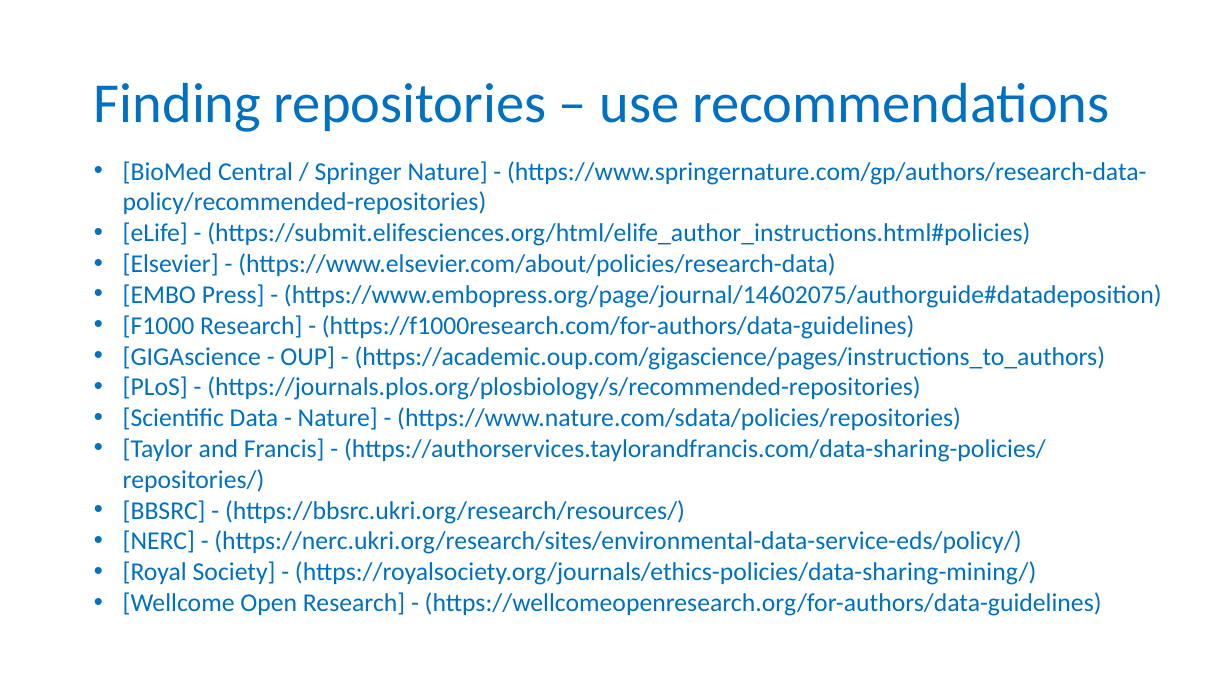
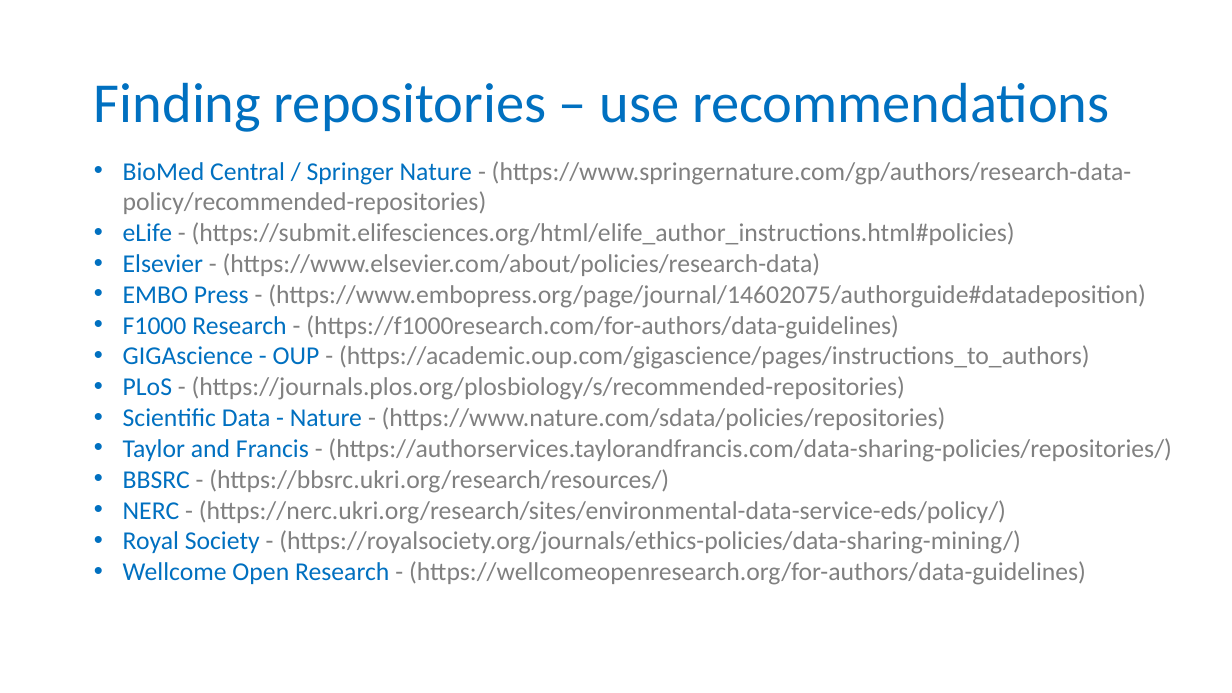
Before and after one commit to tobyhodges/probable-enigma, a slide deck: slide 17 of instructors/04-Public_repositories.pptx. Drawn at 1232x693 pixels with LibreOffice and Linux fonts; fonts in the diff are those of the drawing; background and template pictures are left out. Boxes give left, top, right and bottom in pixels: in the first picture for what was removed or moved away, otherwise in the second. Text is boxed around its words. In the diff, an @@ line names an element or a change of style, - is before the commit and + after.

```diff
--- a/instructors/04-Public_repositories.pptx
+++ b/instructors/04-Public_repositories.pptx
@@ text at [123, 161, 1172, 585]: text changed; text colour #0070C0 to #808080 @@
-• [BioMed Central / Springer Nature] - (https://www.springernature.com/gp/authors/research-data-policy/recommended-repositories)
-• [eLife] - (https://submit.elifesciences.org/html/elife_author_instructions.html#policies)
-• [Elsevier] - (https://www.elsevier.com/about/policies/research-data)
-• [EMBO Press] - (https://www.embopress.org/page/journal/14602075/authorguide#datadeposition)
-• [F1000 Research] - (https://f1000research.com/for-authors/data-guidelines)
-• [GIGAscience - OUP] - (https://academic.oup.com/gigascience/pages/instructions_to_authors)
-• [PLoS] - (https://journals.plos.org/plosbiology/s/recommended-repositories)
-• [Scientific Data - Nature] - (https://www.nature.com/sdata/policies/repositories)
-• [Taylor and Francis] - (https://authorservices.taylorandfrancis.com/data-sharing-policies/repositories/)
-• [BBSRC] - (https://bbsrc.ukri.org/research/resources/)
-• [NERC] - (https://nerc.ukri.org/research/sites/environmental-data-service-eds/policy/)
-• [Royal Society] - (https://royalsociety.org/journals/ethics-policies/data-sharing-mining/)
-• [Wellcome Open Research] - (https://wellcomeopenresearch.org/for-authors/data-guidelines)
+• BioMed Central / Springer Nature - (https://www.springernature.com/gp/authors/research-data-policy/recommended-repositories)
+• eLife - (https://submit.elifesciences.org/html/elife_author_instructions.html#policies)
+• Elsevier - (https://www.elsevier.com/about/policies/research-data)
+• EMBO Press - (https://www.embopress.org/page/journal/14602075/authorguide#datadeposition)
+• F1000 Research - (https://f1000research.com/for-authors/data-guidelines)
+• GIGAscience - OUP - (https://academic.oup.com/gigascience/pages/instructions_to_authors)
+• PLoS - (https://journals.plos.org/plosbiology/s/recommended-repositories)
+• Scientific Data - Nature - (https://www.nature.com/sdata/policies/repositories)
+• Taylor and Francis - (https://authorservices.taylorandfrancis.com/data-sharing-policies/repositories/)
+• BBSRC - (https://bbsrc.ukri.org/research/resources/)
+• NERC - (https://nerc.ukri.org/research/sites/environmental-data-service-eds/policy/)
+• Royal Society - (https://royalsociety.org/journals/ethics-policies/data-sharing-mining/)
+• Wellcome Open Research - (https://wellcomeopenresearch.org/for-authors/data-guidelines)
```
Also in this commit, not shown: 5 other slides changed, 1 slide removed, 4 other files.
